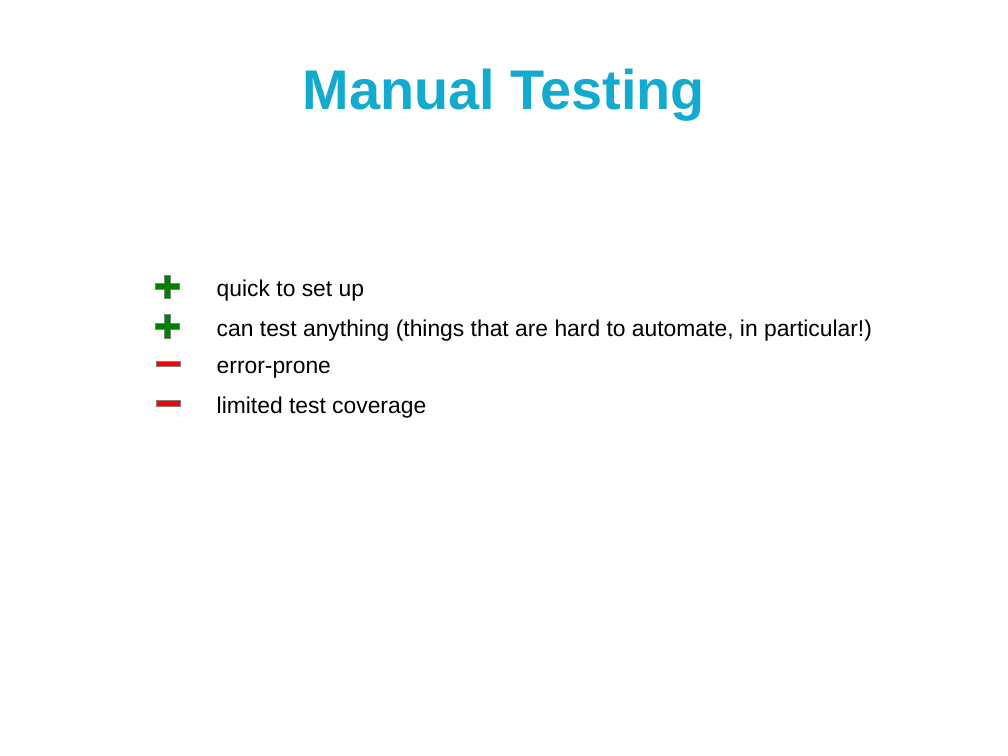
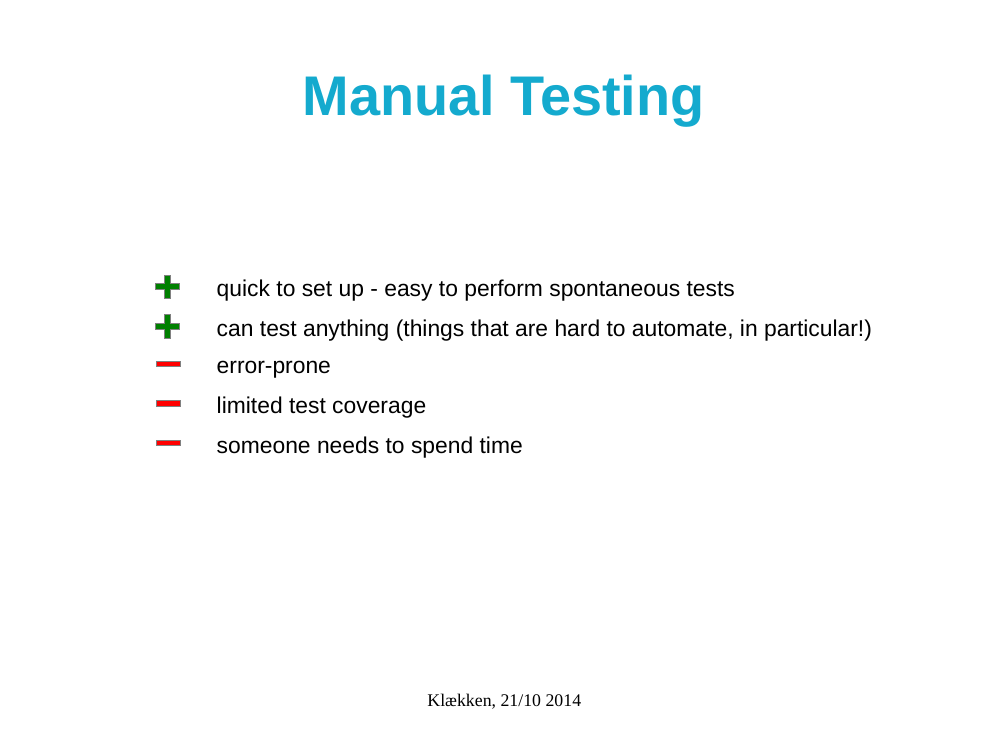
Before and after one commit to metno/mgp, a slide deck: slide 2 of klekken_2014/sw-testing/sw-testing.odp. Drawn at 1008x756 pixels with LibreOffice and Linux fonts; fonts in the diff are those of the drawing; background and template pictures are left out. Boxes give left, top, right and bottom in pixels: in the first picture for what was removed or moved away, otherwise in the second. Text is boxed around its words. In the diff, an @@ line names an element or a change of style, - is before the commit and + after.

```diff
--- a/klekken_2014/sw-testing/sw-testing.odp
+++ b/klekken_2014/sw-testing/sw-testing.odp
@@ title "Manual Testing": place and size @@
-title "Manual Testing" at [303,68,704,119]
+title "Manual Testing" at [302,74,704,125]
@@ text at [217,279,735,301]: text changed @@
-quick to set up
+quick to set up - easy to perform spontaneous tests
@@ rectangle added at [157,441,181,446], fill #FF0000, outline #808080 0 pt @@
@@ text added at [217,436,523,458], 18 pt, text #000000 @@
+someone needs to spend time
@@ text added at [427,693,582,709], 14 pt, text #000000 @@
+Klækken, 21/10 2014
```
Also in this commit, not shown: 4 other slides changed, 4 slides added, 3 slides removed.
